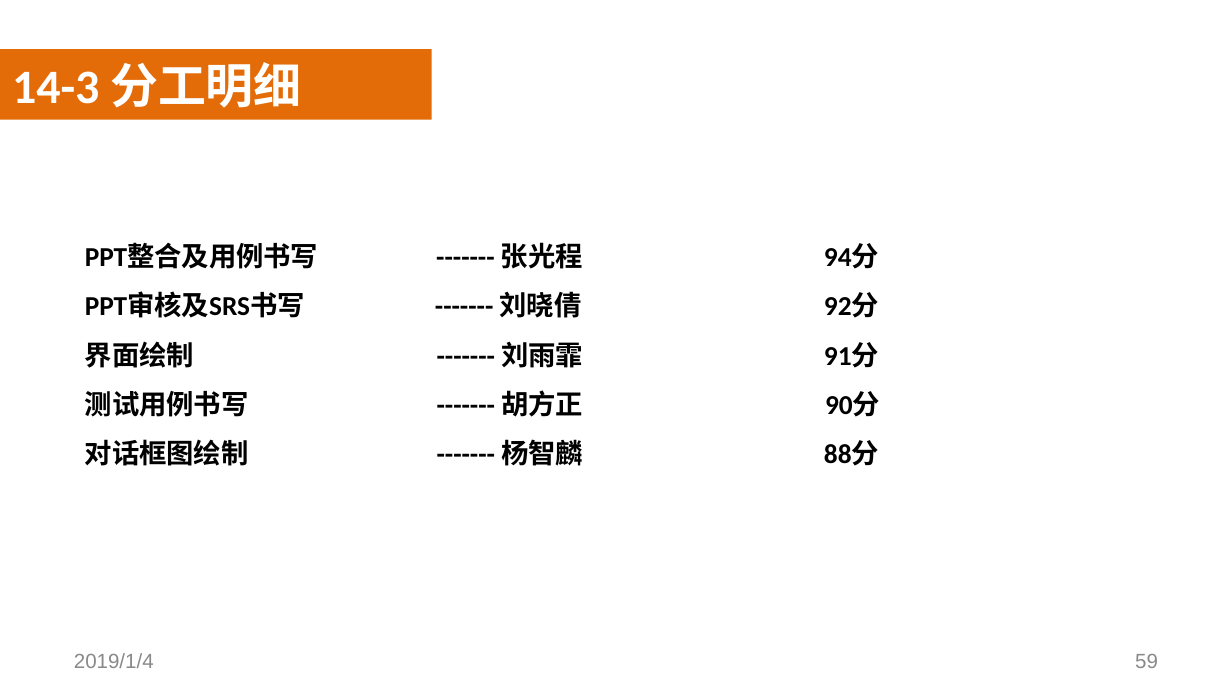
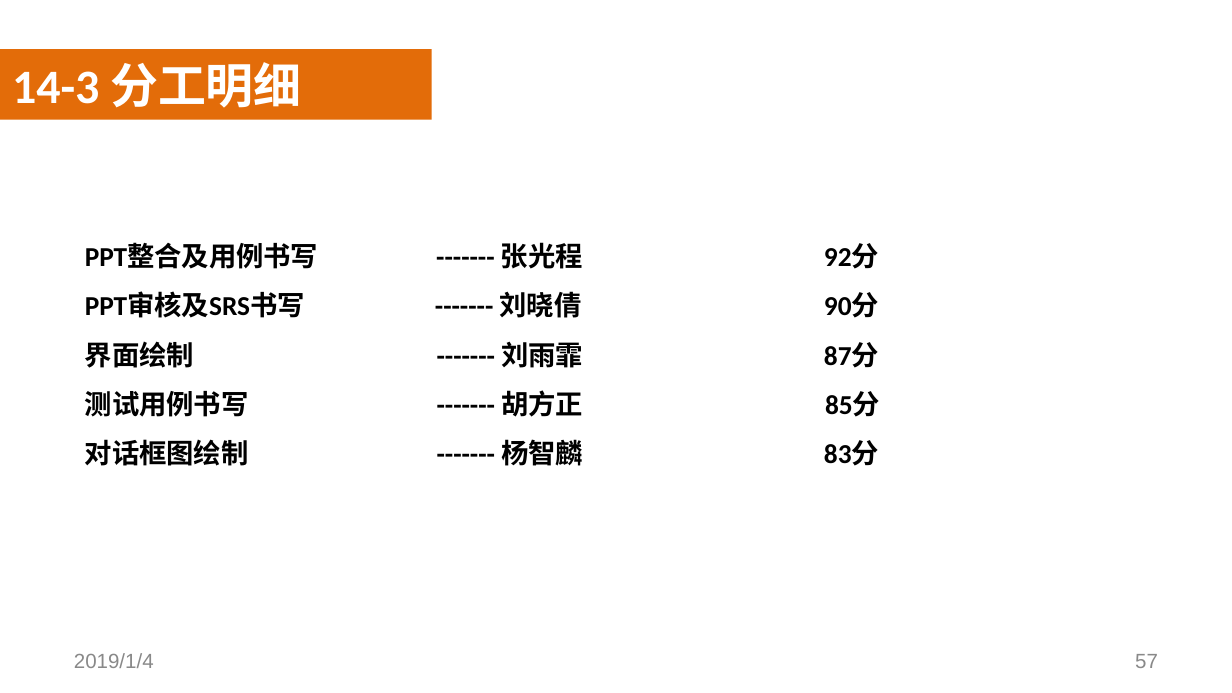
Before and after one commit to SoftwareRequirtmentsG02/Document, a slide deck: slide 57 of 案例教学系统/受控文档/分析设计/PPT/PRD2018-G02-SRS评审PPT.pptx (slide 59 before the commit). Drawn at 1232x693 pixels with LibreOffice and Linux fonts; fonts in the diff are those of the drawing; background and template pictures are left out. Boxes give left, top, right and bottom in pixels: in the first picture for what was removed or moved away, otherwise in the second. Text is boxed around its words. In the diff, an @@ line names an element or a change of style, - is before the commit and + after.

```diff
--- a/案例教学系统/受控文档/分析设计/PPT/PRD2018-G02-SRS评审PPT.pptx
+++ b/案例教学系统/受控文档/分析设计/PPT/PRD2018-G02-SRS评审PPT.pptx
@@ text at (x1=85, y1=242, x2=880, y2=466): text changed @@
-PPT整合及用例书写 ------- 张光程 94分
-PPT审核及SRS书写 ------- 刘晓倩 92分
-界面绘制 ------- 刘雨霏 91分
-测试用例书写 ------- 胡方正 90分
-对话框图绘制 ------- 杨智麟 88分
+PPT整合及用例书写 ------- 张光程 92分
+PPT审核及SRS书写 ------- 刘晓倩 90分
+界面绘制 ------- 刘雨霏 87分
+测试用例书写 ------- 胡方正 85分
+对话框图绘制 ------- 杨智麟 83分
@@ page number at (x1=1135, y1=654, x2=1158, y2=668): text changed @@
-59
+57
```
Also in this commit, not shown: 3 other slides changed, 2 slides removed, 3 other files.
